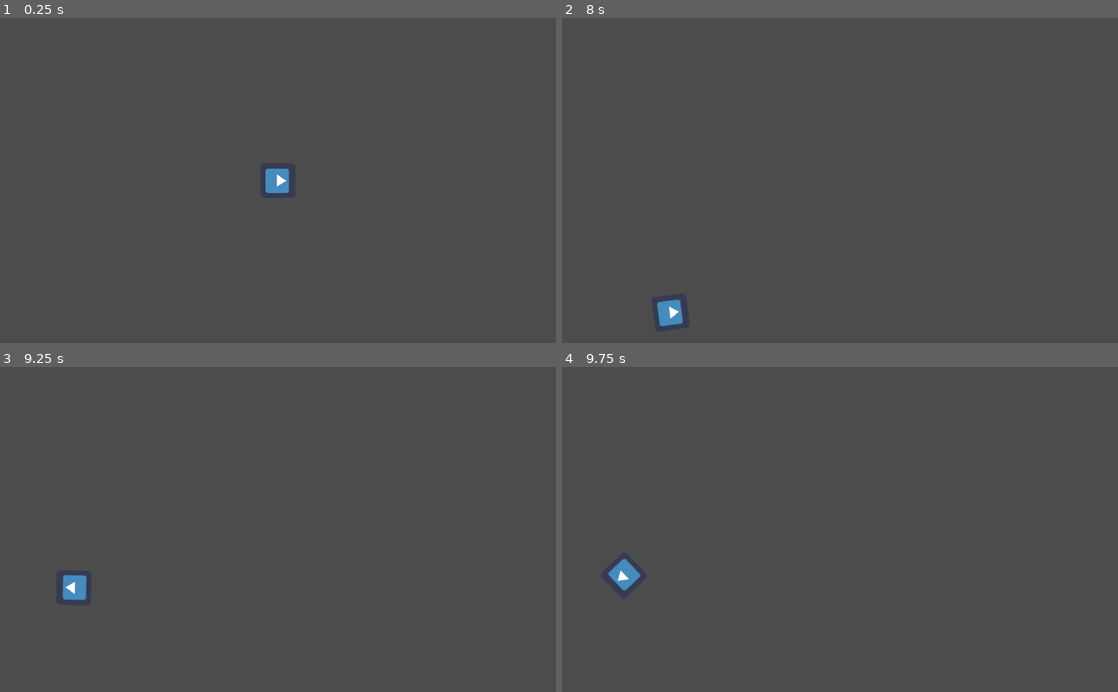
Above: before the commit, frames 1-4 (two rows, left to right).
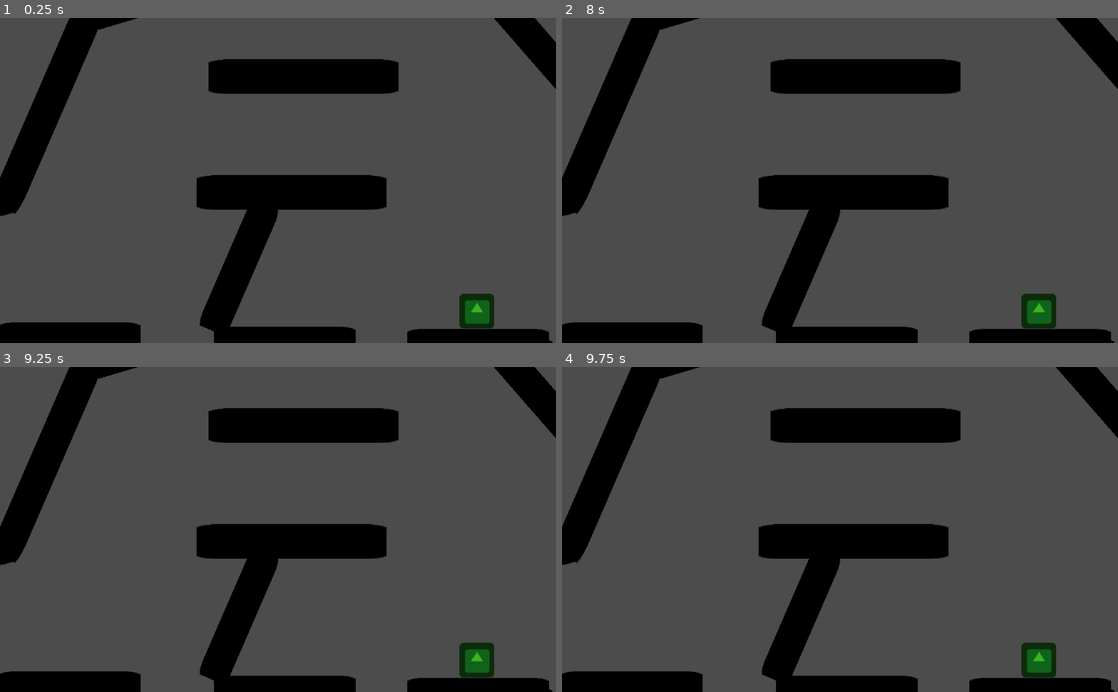
Above: after the commit, the same moments.

Repository: ChibiDenDen/Jook
Game: Godot game, scene res://Scenes/PhysicsGame.tscn
Two runs of this game, one before a commit and one after it. Both use one fixed random seed, a clock stepped at 60 frames per second and the inputs below. Before the commit the project starts from res://Scenes/Game.tscn. The engine's default icon, where the game draws it, is replaced by a stand-in: a white triangle on a blue panel in a dark square.
Inputs:
- Up to frame 1 (0.25 s): no input
- Up to frame 2 (8 s): tap Enter at 0.5, 5.75, 7.25 s; hold D (player_right) 0.53-1.28 s; hold A (player_left) 1.28-2.03 s; hold D (player_right) 2.03-2.78 s; hold W (player_thrust) 2.78-3.53 s; hold A (player_left) 3.53-5.78 s; tap Space at 5, 6.5 s; hold D (player_right) 5.78-6.53 s; hold W (player_thrust) 6.53-7.28 s; hold D (player_right) from 7.28 s (still down)
- Up to frame 3 (9.25 s): release D (player_right) at 8.03 s; hold A (player_left) from 8.03 s (still down)
- Up to frame 4 (9.75 s): release A (player_left) at 9.53 s; hold W (player_thrust) from 9.53 s (still down)

The runs differ from the first frame. In frame 1, 19% of the frame differs, in the area x 0-100%, y 0-100%; in frame 2, 19%; in frame 3, 19%; in frame 4, 19%.

Commit message:
Added checkpoints

Diff:
--- a/Objects/Obstacles/Walls/Wall1.tscn
+++ b/Objects/Checkpoint/CheckPoint.tscn
@@ -3,18 +3,20 @@
 [ext_resource path="res://icon.png" type="Texture" id=1]
 
 [sub_resource type="PhysicsMaterial" id=2]
-bounce = 1.0
+rough = true
 
 [sub_resource type="RectangleShape2D" id=1]
 extents = Vector2( 32, 32 )
 
-[node name="Wall1" type="StaticBody2D"]
-position = Vector2( 121, 313 )
-scale = Vector2( 1.96, 6.96 )
+[node name="Checkpoint" type="StaticBody2D" groups=[
+"Checkpoint",
+]]
+collision_layer = 4
+collision_mask = 2
 physics_material_override = SubResource( 2 )
 
 [node name="Sprite" type="Sprite" parent="."]
-modulate = Color( 0, 0, 0, 1 )
+modulate = Color( 0.235294, 0.709804, 0.137255, 1 )
 texture = ExtResource( 1 )
 
 [node name="CollisionShape2D" type="CollisionShape2D" parent="."]
--- /dev/null
+++ b/Objects/CrashedPlayer/CrashedPlayer.gd
@@ -0,0 +1,37 @@
+extends KinematicBody2D
+
+
+# Declare member variables here. Examples:
+# var a = 2
+# var b = "text"
+
+var player : Node2D
+var drop := false
+var move_vec := Vector2()
+
+# Called when the node enters the scene tree for the first time.
+func _ready():
+	pass # Replace with function body.
+
+
+# Called every frame. 'delta' is the elapsed time since the previous frame.
+func _process(delta):
+	move_vec = Vector2(100, 0)
+	if drop:
+		move_vec.x = 0
+		move_vec.y += 100
+	move_and_slide(move_vec, Vector2(0,0))
+	if get_slide_count() == 0:
+		drop = true
+		return
+	for i in range(get_slide_count()):
+		var collider = get_slide_collision(i).get_collider()
+		if collider.is_in_group("Crash"):
+			drop = false
+			move_vec.y = 0
+		if collider.is_in_group("Checkpoint"):
+			player.global_position = global_position - Vector2(0, 5)
+			player.crashed = false
+			player.visible = true
+			player.sleeping = false
+			queue_free()
--- a/Objects/Player.tscn
+++ b/Objects/CrashedPlayer/CrashedPlayer.tscn
@@ -1,19 +1,22 @@
 [gd_scene load_steps=4 format=2]
 
 [ext_resource path="res://icon.png" type="Texture" id=1]
-[ext_resource path="res://Objects/Player.gd" type="Script" id=2]
+[ext_resource path="res://Objects/CrashedPlayer/CrashedPlayer.gd" type="Script" id=2]
 
-[sub_resource type="CircleShape2D" id=1]
-radius = 31.6425
+[sub_resource type="RectangleShape2D" id=1]
+extents = Vector2( 33.7943, 33.3018 )
 
-[node name="Player" type="Area2D"]
+[node name="CrashedPlayer" type="KinematicBody2D"]
+collision_layer = 2
+collision_mask = 4
 script = ExtResource( 2 )
 
 [node name="Sprite" type="Sprite" parent="."]
+modulate = Color( 0.733333, 0.231373, 0.231373, 1 )
 texture = ExtResource( 1 )
 
 [node name="CollisionShape2D" type="CollisionShape2D" parent="."]
 shape = SubResource( 1 )
 
 [node name="Camera2D" type="Camera2D" parent="."]
-process_mode = 0
+current = true
--- /dev/null
+++ b/Objects/Obstacles/Walls/Wall.tscn
@@ -0,0 +1,23 @@
+[gd_scene load_steps=4 format=2]
+
+[ext_resource path="res://icon.png" type="Texture" id=1]
+
+[sub_resource type="PhysicsMaterial" id=1]
+
+[sub_resource type="RectangleShape2D" id=2]
+extents = Vector2( 32, 32 )
+
+[node name="Wall" type="StaticBody2D" groups=[
+"Crash",
+]]
+position = Vector2( 121, 313 )
+scale = Vector2( 1.96, 6.96 )
+collision_mask = 3
+physics_material_override = SubResource( 1 )
+
+[node name="Sprite" type="Sprite" parent="."]
+modulate = Color( 0, 0, 0, 1 )
+texture = ExtResource( 1 )
+
+[node name="CollisionShape2D" type="CollisionShape2D" parent="."]
+shape = SubResource( 2 )
--- a/Objects/Player.gd
+++ /dev/null
@@ -1,39 +0,0 @@
-extends Area2D
-
-export var rot_speed = 2.6
-export var thrust = 500
-export var max_vel = 400
-export var friction = 0.65
-
-var screen_size := Vector2()
-var pos := Vector2()
-var vel := Vector2()
-var acc := Vector2()
-var rot := 0.0
-
-# Called when the node enters the scene tree for the first time.
-func _ready():
-	screen_size = get_viewport_rect().size
-	pos = screen_size / 2
-	position = pos
-
-func handle_input(delta):
-	if Input.is_action_pressed("player_left"):
-		rot -= rot_speed * delta
-	if Input.is_action_pressed("player_right"):
-		rot += rot_speed * delta
-	if Input.is_action_pressed("player_thrust"):
-		acc = Vector2(thrust, 0).rotated(rot)
-	else:
-		acc = Vector2(0, 0)
-
-func move(delta):
-	acc += vel * (-friction)
-	vel += acc * delta
-	pos += vel * delta
-	position = pos
-	rotation = (rot + PI/2)
-
-func _process(delta):
-	handle_input(delta)
-	move(delta)
--- a/Objects/Player/Player.gd
+++ b/Objects/Player/Player.gd
@@ -1,5 +1,8 @@
 extends RigidBody2D
 
+
+const CrashedPlayerScene := preload("res://Objects/CrashedPlayer/CrashedPlayer.tscn")
+const CrashedPlayer := preload("res://Objects/CrashedPlayer/CrashedPlayer.gd")
 
 # Declare member variables here. Examples:
 # var a = 2
@@ -8,11 +11,16 @@
 var thrust = Vector2.UP * 500
 var torque = 10000
 
+var crashed_player : CrashedPlayer = null
+var crashed := false
+
 # Called when the node enters the scene tree for the first time.
 func _ready():
 	pass # Replace with function body.
 
 func _integrate_forces(state):
+	if crashed:
+		return
 	if Input.is_action_pressed("ui_up"):
 		applied_force = thrust.rotated(rotation)
 	else:
@@ -23,3 +31,16 @@
 	if Input.is_action_pressed("ui_left"):
 		rotation_dir -= 1
 	applied_torque = rotation_dir * torque
+
+func _on_Player_body_entered(body):
+	if body.is_in_group("Crash") and crashed_player == null:
+		crashed_player = CrashedPlayerScene.instance()
+		crashed_player.player = self
+		visible = false
+		crashed_player.global_position = global_position
+		get_parent().add_child(crashed_player)
+		crashed = true
+		applied_force = Vector2(0, 0)
+		applied_torque = 0
+		rotation = 0
+		sleeping = true
--- a/Objects/Player/Player.tscn
+++ b/Objects/Player/Player.tscn
@@ -8,6 +8,9 @@
 
 [node name="Player" type="RigidBody2D"]
 position = Vector2( 472, 265 )
+collision_mask = 2147483649
+contacts_reported = 10
+contact_monitor = true
 script = ExtResource( 1 )
 
 [node name="CollisionShape2D" type="CollisionShape2D" parent="."]
@@ -15,3 +18,7 @@
 
 [node name="Sprite" type="Sprite" parent="."]
 texture = ExtResource( 2 )
+
+[node name="Camera2D" type="Camera2D" parent="."]
+current = true
+[connection signal="body_entered" from="." to="." method="_on_Player_body_entered"]
--- a/Scenes/Game.tscn
+++ /dev/null
@@ -1,8 +0,0 @@
-[gd_scene load_steps=2 format=2]
-
-[ext_resource path="res://Objects/Player.tscn" type="PackedScene" id=2]
-
-[node name="Game" type="Node2D"]
-
-[node name="RigidBody2D" parent="." instance=ExtResource( 2 )]
-position = Vector2( 482.55, 264.583 )
--- a/Scenes/PhysicsGame.tscn
+++ b/Scenes/PhysicsGame.tscn
@@ -1,18 +1,124 @@
-[gd_scene load_steps=3 format=2]
+[gd_scene load_steps=4 format=2]
 
 [ext_resource path="res://Objects/Player/Player.tscn" type="PackedScene" id=1]
-[ext_resource path="res://Objects/Obstacles/Walls/Wall1.tscn" type="PackedScene" id=2]
+[ext_resource path="res://Objects/Obstacles/Walls/Wall.tscn" type="PackedScene" id=2]
+[ext_resource path="res://Objects/Checkpoint/CheckPoint.tscn" type="PackedScene" id=3]
 
 [node name="PhysicsGame" type="Node2D"]
 
-[node name="Wall1" parent="." instance=ExtResource( 2 )]
-position = Vector2( 198, 246 )
-rotation = 0.415329
+[node name="Player" parent="." instance=ExtResource( 1 )]
+position = Vector2( 1739, 854 )
 
-[node name="Wall2" parent="." instance=ExtResource( 2 )]
-position = Vector2( 879, 297 )
-rotation = -0.316772
-scale = Vector2( 0.914041, 15.7497 )
+[node name="Walls" type="Node" parent="."]
 
-[node name="Player" parent="." instance=ExtResource( 1 )]
-position = Vector2( 535, 302 )
+[node name="Wall" parent="Walls" instance=ExtResource( 2 )]
+position = Vector2( 128.121, 593.99 )
+rotation = 1.5708
+scale = Vector2( 1, 4.08 )
+
+[node name="Wall7" parent="Walls" instance=ExtResource( 2 )]
+position = Vector2( 880.121, 605.99 )
+rotation = 1.5708
+scale = Vector2( 1, 4.08 )
+
+[node name="Wall8" parent="Walls" instance=ExtResource( 2 )]
+position = Vector2( 524.121, 601.99 )
+rotation = 1.5708
+scale = Vector2( 1, 4.08 )
+
+[node name="Wall3" parent="Walls" instance=ExtResource( 2 )]
+position = Vector2( 526.121, 911.99 )
+rotation = 1.5708
+scale = Vector2( 0.890297, -42.5497 )
+
+[node name="Wall6" parent="Walls" instance=ExtResource( 2 )]
+position = Vector2( 578.121, -796.01 )
+rotation = 1.5708
+scale = Vector2( 0.890297, -42.5497 )
+
+[node name="Wall9" parent="Walls" instance=ExtResource( 2 )]
+position = Vector2( -495.879, 493.99 )
+rotation = 1.03733
+scale = Vector2( 0.890297, -6.26425 )
+
+[node name="Wall10" parent="Walls" instance=ExtResource( 2 )]
+position = Vector2( -171.879, 363.99 )
+rotation = 1.41778
+scale = Vector2( 0.890297, -6.26425 )
+
+[node name="Wall11" parent="Walls" instance=ExtResource( 2 )]
+position = Vector2( 86.1213, 167.99 )
+rotation = 0.408893
+scale = Vector2( 0.890297, -6.26425 )
+
+[node name="Wall18" parent="Walls" instance=ExtResource( 2 )]
+position = Vector2( 916.121, 771.99 )
+rotation = 0.408893
+scale = Vector2( 0.890297, -6.26425 )
+
+[node name="Wall19" parent="Walls" instance=ExtResource( 2 )]
+position = Vector2( 440.121, 459.99 )
+rotation = 0.408893
+scale = Vector2( 0.890297, -3.97771 )
+
+[node name="Wall20" parent="Walls" instance=ExtResource( 2 )]
+position = Vector2( 476.121, 701.99 )
+rotation = -0.561094
+scale = Vector2( 0.890297, -3.54148 )
+
+[node name="Wall12" parent="Walls" instance=ExtResource( 2 )]
+position = Vector2( 336.121, -54.0096 )
+rotation = 1.2811
+scale = Vector2( 0.890297, -6.26425 )
+
+[node name="Wall13" parent="Walls" instance=ExtResource( 2 )]
+position = Vector2( 692.121, -76.0096 )
+rotation = 1.72664
+scale = Vector2( 0.890297, -6.26425 )
+
+[node name="Wall15" parent="Walls" instance=ExtResource( 2 )]
+position = Vector2( 1302.12, 259.99 )
+rotation = 1.72664
+scale = Vector2( 0.890297, -6.26425 )
+
+[node name="Wall16" parent="Walls" instance=ExtResource( 2 )]
+position = Vector2( 1638.12, 313.99 )
+rotation = 1.72664
+scale = Vector2( 0.890297, -6.26425 )
+
+[node name="Wall14" parent="Walls" instance=ExtResource( 2 )]
+position = Vector2( 1020.12, 83.9904 )
+rotation = 2.42566
+scale = Vector2( 0.890297, -6.26425 )
+
+[node name="Wall4" parent="Walls" instance=ExtResource( 2 )]
+position = Vector2( -667.879, -6.00958 )
+scale = Vector2( 0.890297, -42.5497 )
+
+[node name="Wall5" parent="Walls" instance=ExtResource( 2 )]
+position = Vector2( 1836.12, -42.0096 )
+scale = Vector2( 0.890297, -42.5497 )
+
+[node name="Wall2" parent="Walls" instance=ExtResource( 2 )]
+position = Vector2( 558.683, 108.466 )
+rotation = 1.5708
+scale = Vector2( 1, 5.47166 )
+
+[node name="Wall17" parent="Walls" instance=ExtResource( 2 )]
+position = Vector2( 536.683, 322.466 )
+rotation = 1.5708
+scale = Vector2( 1, 5.47166 )
+
+[node name="Checkpoints" type="Node" parent="."]
+
+[node name="Checkpoint" parent="Checkpoints" instance=ExtResource( 3 )]
+position = Vector2( 878.311, 541.275 )
+
+[node name="Checkpoint4" parent="Checkpoints" instance=ExtResource( 3 )]
+position = Vector2( 796.311, 851.275 )
+
+[node name="Checkpoint3" parent="Checkpoints" instance=ExtResource( 3 )]
+position = Vector2( 1770.31, 851.275 )
+
+[node name="Checkpoint2" parent="Checkpoints" instance=ExtResource( 3 )]
+position = Vector2( -591.689, 843.275 )
--- a/project.godot
+++ b/project.godot
@@ -16,7 +16,7 @@
 [application]
 
 config/name="Jook"
-run/main_scene="res://Scenes/Game.tscn"
+run/main_scene="res://Scenes/PhysicsGame.tscn"
 config/icon="res://icon.png"
 
 [input]
